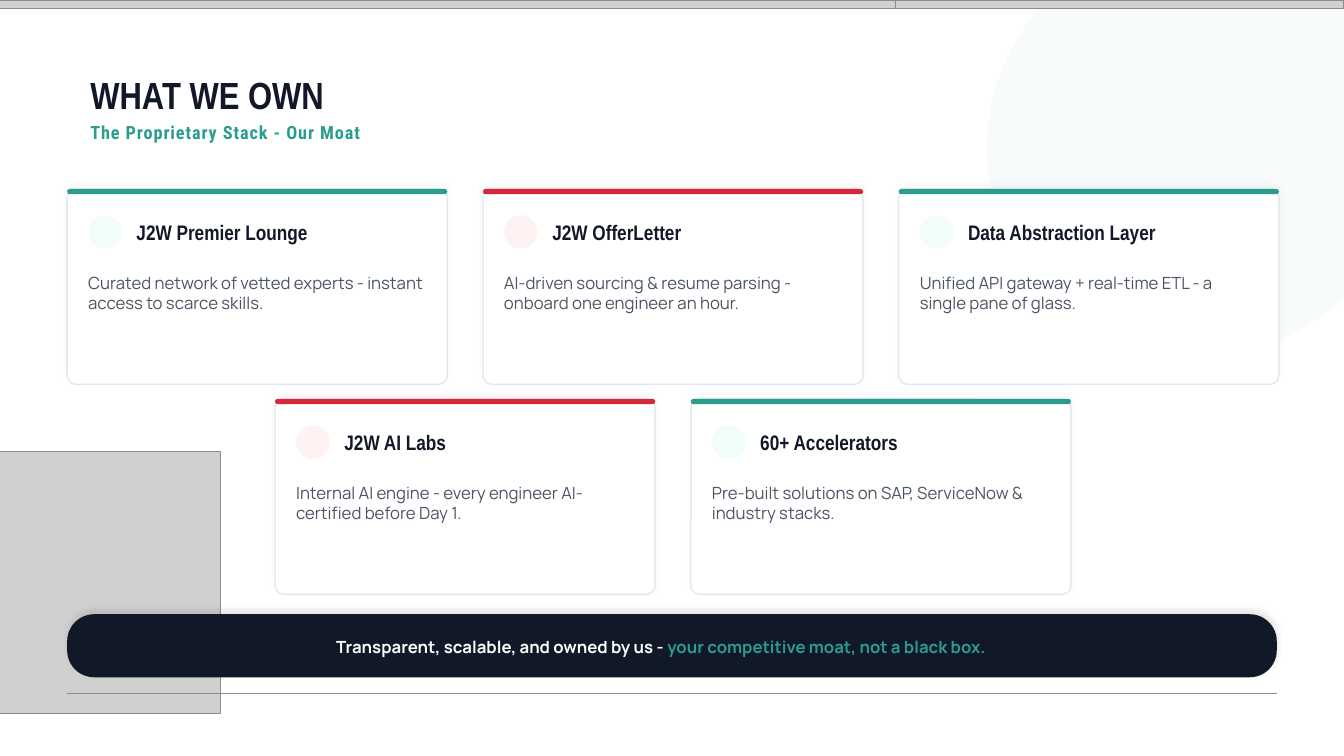
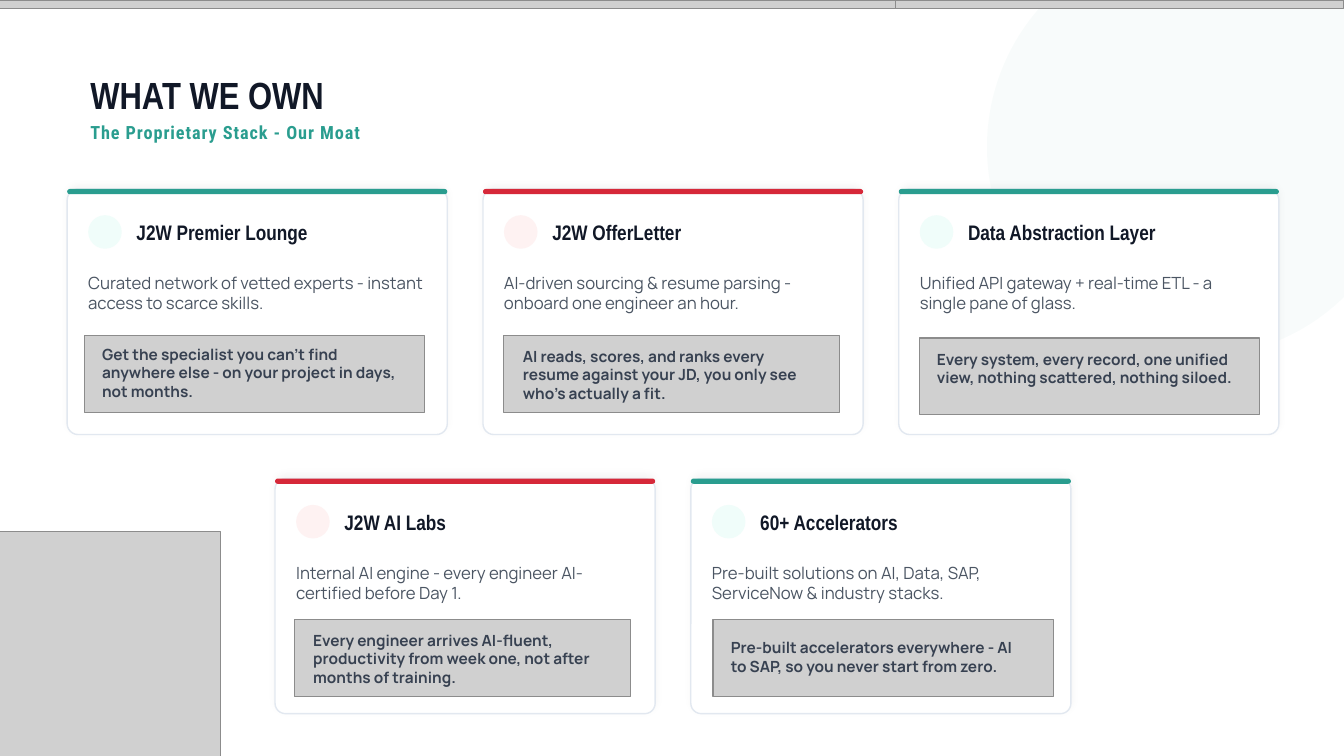
Before and after one commit to athu07/Deck-Engine, a slide deck: slide 9 of data/decks/WORKING_COPY_Master_Deck.pptx. Drawn at 1344x756 pixels with LibreOffice and Linux fonts; fonts in the diff are those of the drawing; grey boxes stand for pictures; background and template pictures are left out. Boxes give left, top, right and bottom in pixels: in the first picture for what was removed or moved away, otherwise in the second. Text is boxed around its words. In the diff, an @@ line names an element or a change of style, - is before the commit and + after.

```diff
--- a/data/decks/WORKING_COPY_Master_Deck.pptx
+++ b/data/decks/WORKING_COPY_Master_Deck.pptx
@@ rectangle removed at [0, 0, 1344, 756] @@
@@ rounded rectangle: place and size @@
-rounded rectangle at [68, 190, 448, 385]
+rounded rectangle at [68, 190, 448, 436]
@@ rounded rectangle: place and size @@
-rounded rectangle at [483, 190, 863, 385]
+rounded rectangle at [483, 190, 863, 436]
@@ rounded rectangle: place and size @@
-rounded rectangle at [899, 190, 1279, 385]
+rounded rectangle at [899, 190, 1279, 436]
@@ picture added at [85, 336, 424, 412] @@
@@ text added at [102, 348, 396, 397], 11 pt, text #374151, bold @@
+Get the specialist you can't find anywhere else - on your project in days, not months.
@@ picture added at [504, 336, 840, 412] @@
@@ text added at [523, 351, 797, 403], 11 pt, text #374151, bold @@
+AI reads, scores, and ranks every resume against your JD, you only see who's actually a fit.
@@ picture added at [920, 338, 1259, 414] @@
@@ text added at [937, 353, 1232, 387], 11 pt, text #374151, bold @@
+Every system, every record, one unified view, nothing scattered, nothing siloed.
@@ rounded rectangle: place and size @@
-rounded rectangle at [275, 399, 655, 595]
+rounded rectangle at [275, 479, 655, 714]
@@ rounded rectangle: place and size @@
-rounded rectangle at [691, 399, 1071, 595]
+rounded rectangle at [691, 479, 1071, 714]
@@ 4 rounded rectangles, 3 texts, 1 picture: place and size @@
-4 rounded rectangles, 3 texts, 1 picture at [0, 399, 1071, 714]
+4 rounded rectangles, 3 texts, 1 picture at [0, 479, 1071, 756]
@@ text at [712, 566, 981, 603]: text changed @@
-Pre-built solutions on SAP, ServiceNow & industry stacks.
+Pre-built solutions on AI, Data, SAP, ServiceNow & industry stacks.
@@ rounded rectangle removed at [68, 614, 1277, 677] @@
@@ picture added at [294, 620, 630, 697] @@
@@ picture added at [713, 620, 1053, 697] @@
@@ text added at [313, 634, 589, 687], 11 pt, text #374151, bold @@
+Every engineer arrives AI-fluent, productivity from week one, not after months of training.
@@ text removed at [336, 640, 986, 657] @@
-Transparent, scalable, and owned by us - your competitive moat, not a black box.
@@ text added at [731, 641, 1012, 676], 11 pt, text #374151, bold @@
+Pre-built accelerators everywhere - AI to SAP, so you never start from zero.
@@ picture removed at [68, 694, 1277, 695] @@
```
Also in this commit, not shown: 8 other slides changed, 12 other files.
